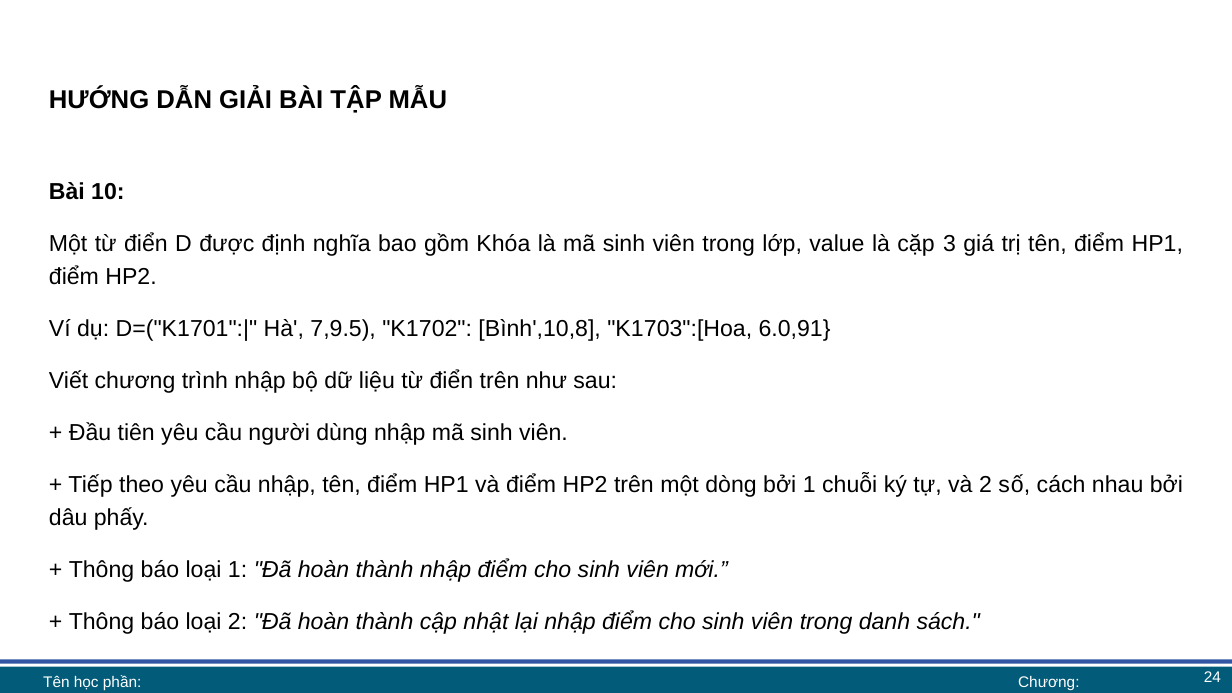
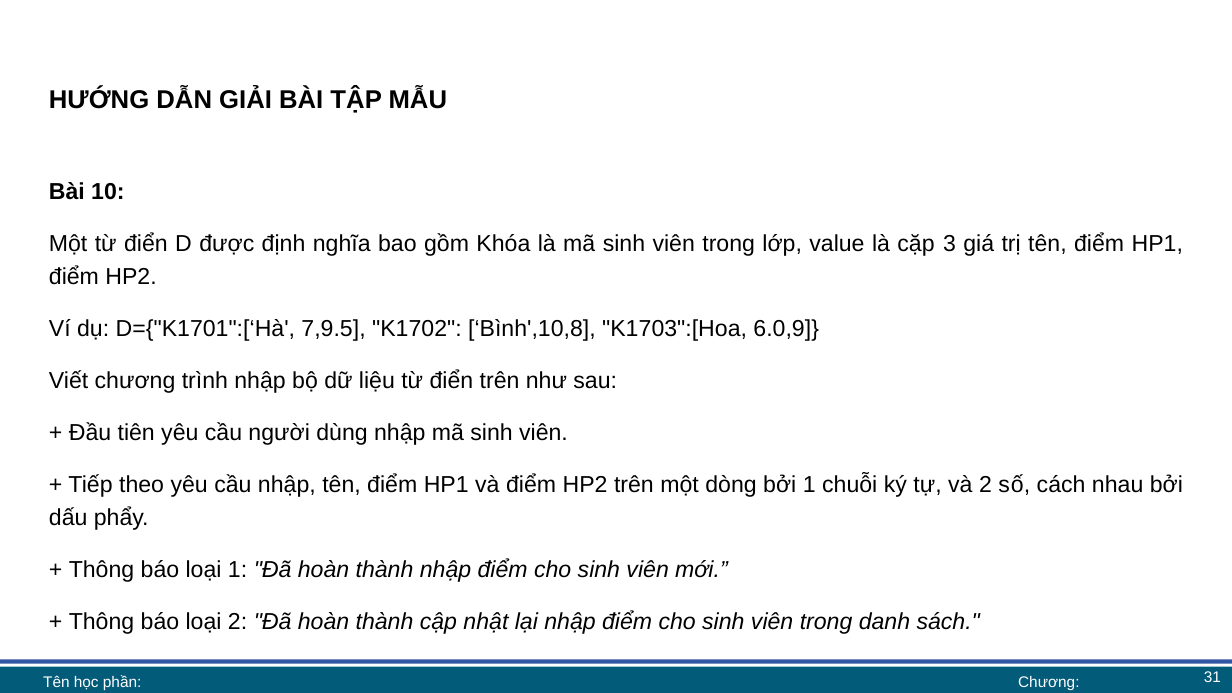
Before and after one commit to lhaaaaa/17A2-Ca-chieu, a slide deck: slide 31 of Lab 6 + 7/Lab 7 bài giảng.pptx (slide 24 before the commit). Drawn at 1232x693 pixels with LibreOffice and Linux fonts; fonts in the diff are those of the drawing; background and template pictures are left out. Boxes give left, top, right and bottom in pixels: in the first picture for what was removed or moved away, otherwise in the second. Text is boxed around its words. In the diff, an @@ line names an element or a change of style, - is before the commit and + after.

```diff
--- a/Lab 6 + 7/Lab 7 bài giảng.pptx
+++ b/Lab 6 + 7/Lab 7 bài giảng.pptx
@@ text at box(49, 319, 819, 341): text changed @@
-Ví dụ: D=("K1701":|" Hà', 7,9.5), "K1702": [Bình',10,8], "K1703":[Hoa, 6.0,91}
+Ví dụ: D={"K1701":[‘Hà', 7,9.5], "K1702": [‘Bình',10,8], "K1703":[Hoa, 6.0,9]}
@@ text at box(49, 473, 1183, 530): text changed @@
-+ Tiếp theo yêu cầu nhập, tên, điểm HP1 và điểm HP2 trên một dòng bởi 1 chuỗi ký tự, và 2 số, cách nhau bởi dâu phấy.
++ Tiếp theo yêu cầu nhập, tên, điểm HP1 và điểm HP2 trên một dòng bởi 1 chuỗi ký tự, và 2 số, cách nhau bởi dấu phẩy.
@@ page number at box(1204, 671, 1221, 682): text changed @@
-24
+31
```
Also in this commit, not shown: 8 other slides changed, 7 slides added, 1 other file.
